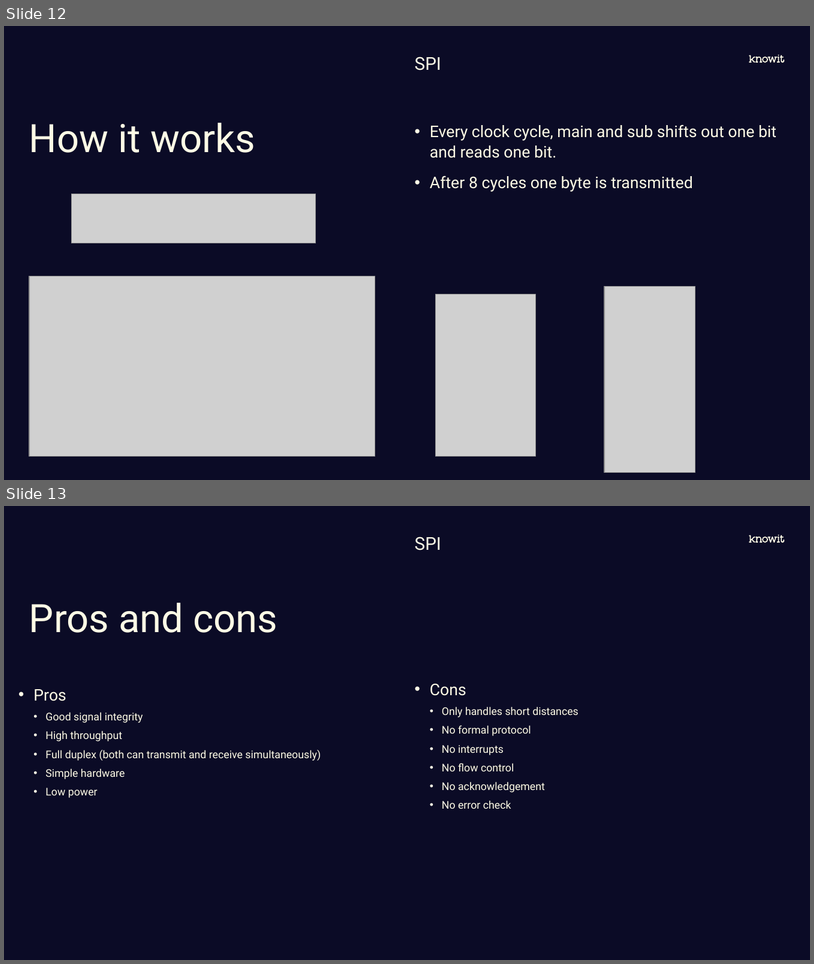
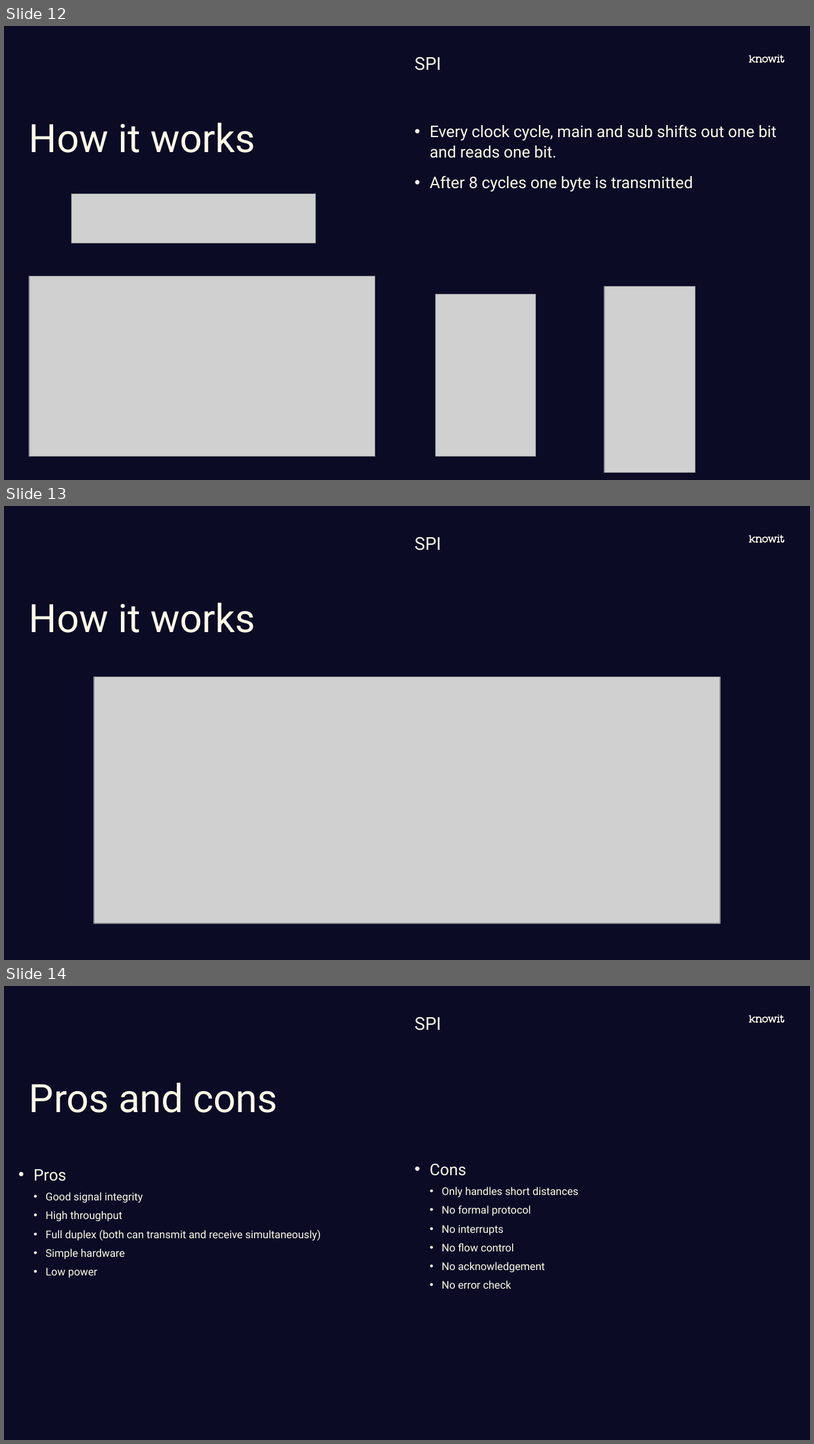
Before and after one commit to joelstr/knowit-embedded-academy, a slide deck: Communication_interfaces/Embedded academy - Communication interfaces.pptx. Shown one above the other, each under a label of ours: slides 12 and 13 before the commit, slides 12, 13 and 14 after it. The pictures are 814x964 and 814x1444 pixels, drawn with LibreOffice and Linux fonts; fonts in the diff are those of the drawing; grey boxes stand for pictures; background and template pictures are left out. Boxes give left, top, right and bottom in pixels: in the first picture for what was removed or moved away, otherwise in the second. Text is boxed around its words. In the diff, an @@ line names an element or a change of style, - is before the commit and + after.

```diff
--- a/Communication_interfaces/Embedded academy - Communication interfaces.pptx
+++ b/Communication_interfaces/Embedded academy - Communication interfaces.pptx
@@ slide 13 added at (4,506,810,960), background #0B0B26; not listed: 1 template element that a slide beside it also shows @@
@@ text added at (415,537,441,550), 20 pt, text #FEFBE6 @@
+SPI
@@ title added at (29,603,255,633), 44 pt, text #FEFBE6 @@
+How it works
@@ picture added at (94,677,721,923) @@
@@ what was slide 13 is now slide 14 @@
```
Also in this commit, not shown: 3 slides changed, 9 other slides added, 1 slide removed.
